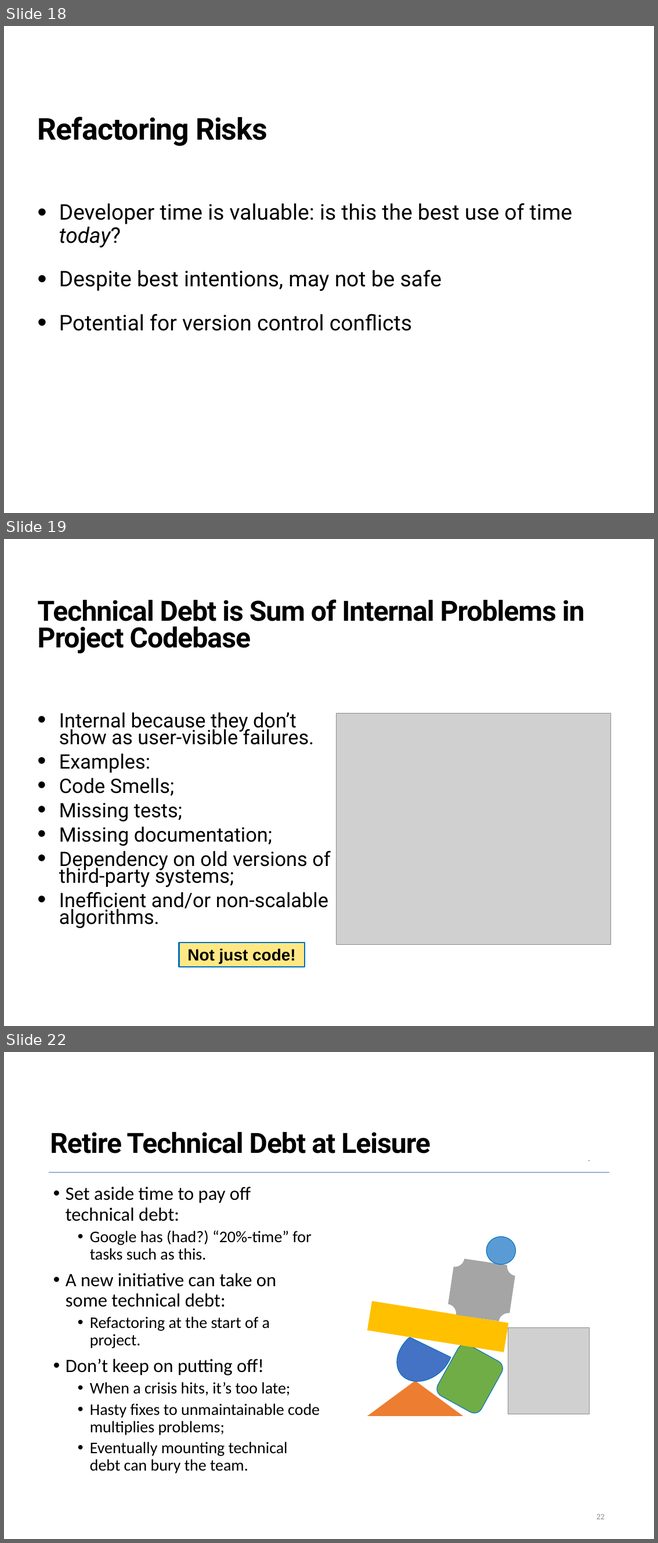
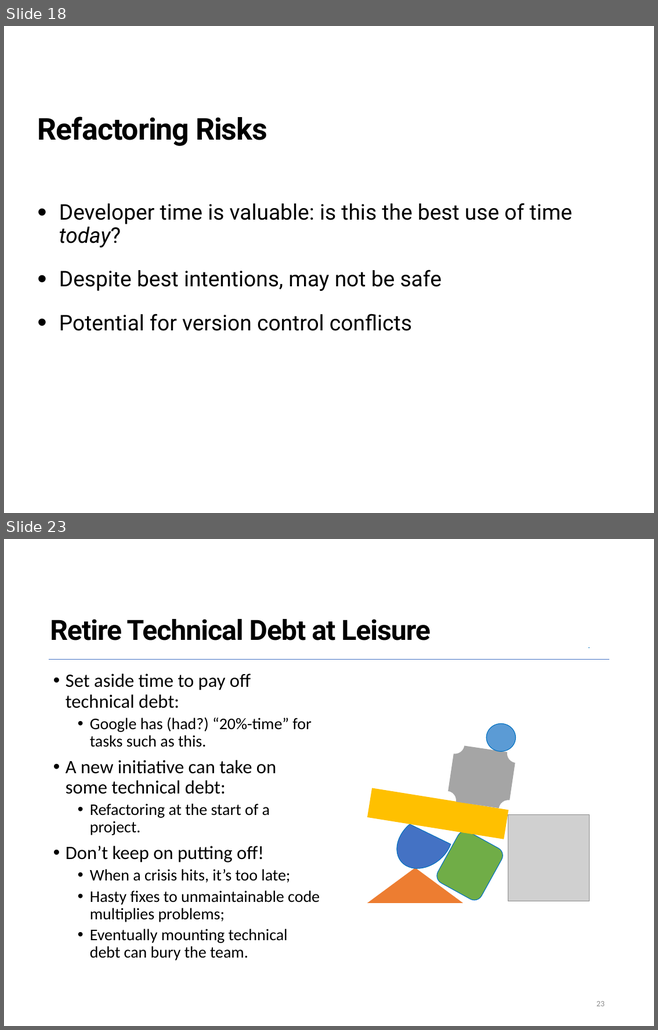
Before and after one commit to neu-se/CS4530-Spring-2022, a slide deck: Slides/Lesson 11 Code Smells, Refactoring and Technical Debt.pptx. Shown one above the other, each under a label of ours: slides 18, 19 and 22 before the commit, slides 18 and 23 after it; the slides between them are not shown. The pictures are 658x1543 and 658x1030 pixels, drawn with LibreOffice and Linux fonts; fonts in the diff are those of the drawing; grey boxes stand for pictures. Boxes give left, top, right and bottom in pixels: in the first picture for what was removed or moved away, otherwise in the second. Text is boxed around its words. In the diff, an @@ line names an element or a change of style, - is before the commit and + after.

```diff
--- a/Slides/Lesson 11 Code Smells, Refactoring and Technical Debt.pptx
+++ b/Slides/Lesson 11 Code Smells, Refactoring and Technical Debt.pptx
@@ slide 19 removed at bbox=[4, 539, 654, 1026], background #FFFFFF @@
@@ title removed at bbox=[38, 599, 585, 654] @@
-Technical Debt is Sum of Internal Problems in Project Codebase
@@ text removed at bbox=[59, 712, 331, 928] @@
-• Internal because they don’t show as user-visible failures.
-• Examples:
-• Code Smells;
-• Missing tests;
-• Missing documentation;
-• Dependency on old versions of third-party systems;
-• Inefficient and/or non-scalable algorithms.
@@ picture removed at bbox=[336, 713, 611, 945] @@
@@ rectangle removed at bbox=[179, 943, 304, 967] @@
-Not just code!
@@ what was slide 22 is now slide 23 @@
```
Also in this commit, not shown: 3 slides changed, 2 slides added, 1 other file.
